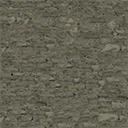
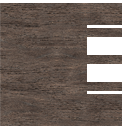
Layer changes from the first 128 x 128 image to the second:
added group "Fence_Pillar" with 3 layers above "Door_Window_Frames" over [0, 3, 122, 126]
added layer "Wood062_1K-JPG_AmbientOcclusion" (1st of 2, in "Fence_Pillar") in group "Fence_Pillar" over [0, 3, 122, 126]
hid group "Stone_Bricks_2" (1 layers) over [0, 0, 128, 128]
hid group "Stone_Bricks" (8 layers) over [0, 0, 128, 128]
